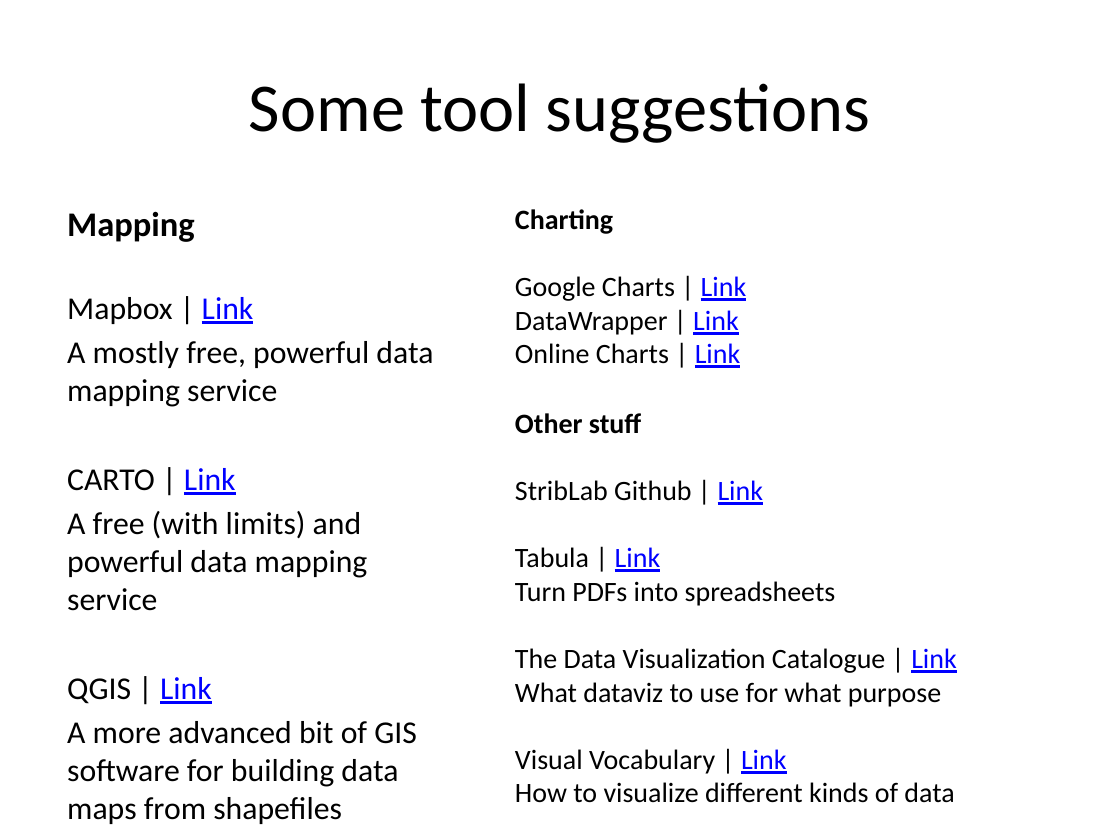
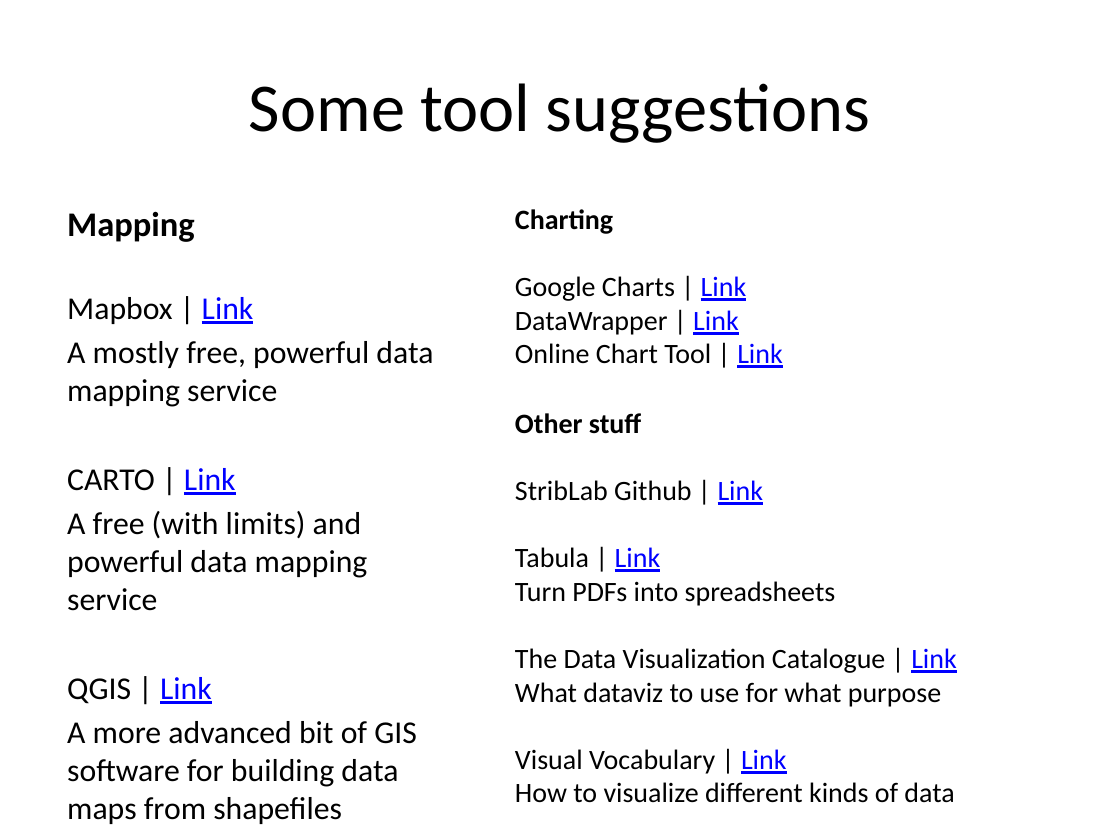
Before and after one commit to jeffhargarten/20181127-umn_class, a slide deck: slide 13 of data_presentation.pptx (slide 12 before the commit). Drawn at 1120x840 pixels with LibreOffice and Linux fonts; fonts in the diff are those of the drawing. Boxes give left, top, right and bottom in pixels: in the first picture for what was removed or moved away, otherwise in the second. Text is boxed around its words. In the diff, an @@ line names an element or a change of style, - is before the commit and + after.

```diff
--- a/data_presentation.pptx
+++ b/data_presentation.pptx
@@ text at (515,343,783,368): text changed @@
-Online Charts | Link
+Online Chart Tool | Link
```
Also in this commit, not shown: 4 other slides changed.
